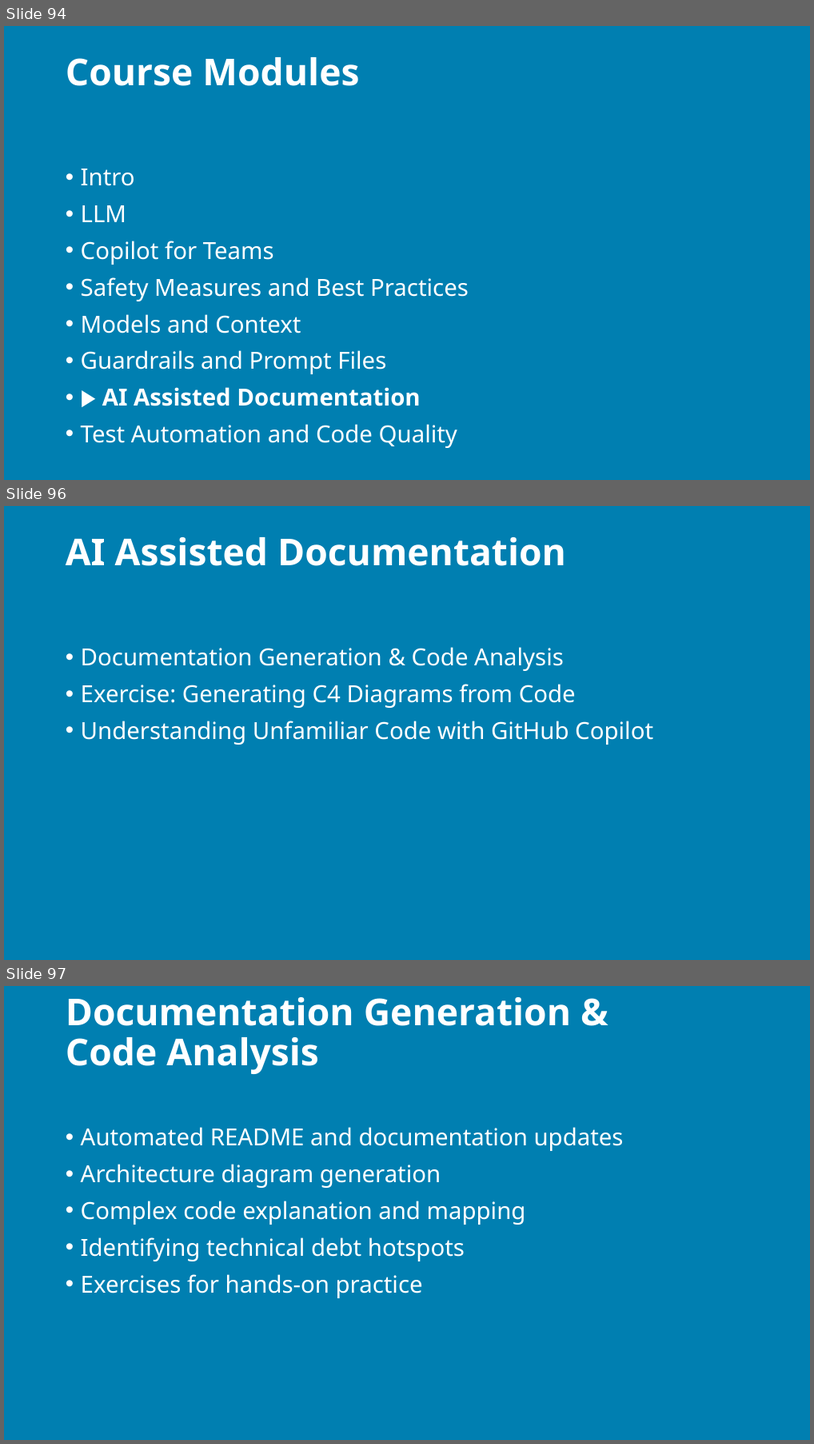
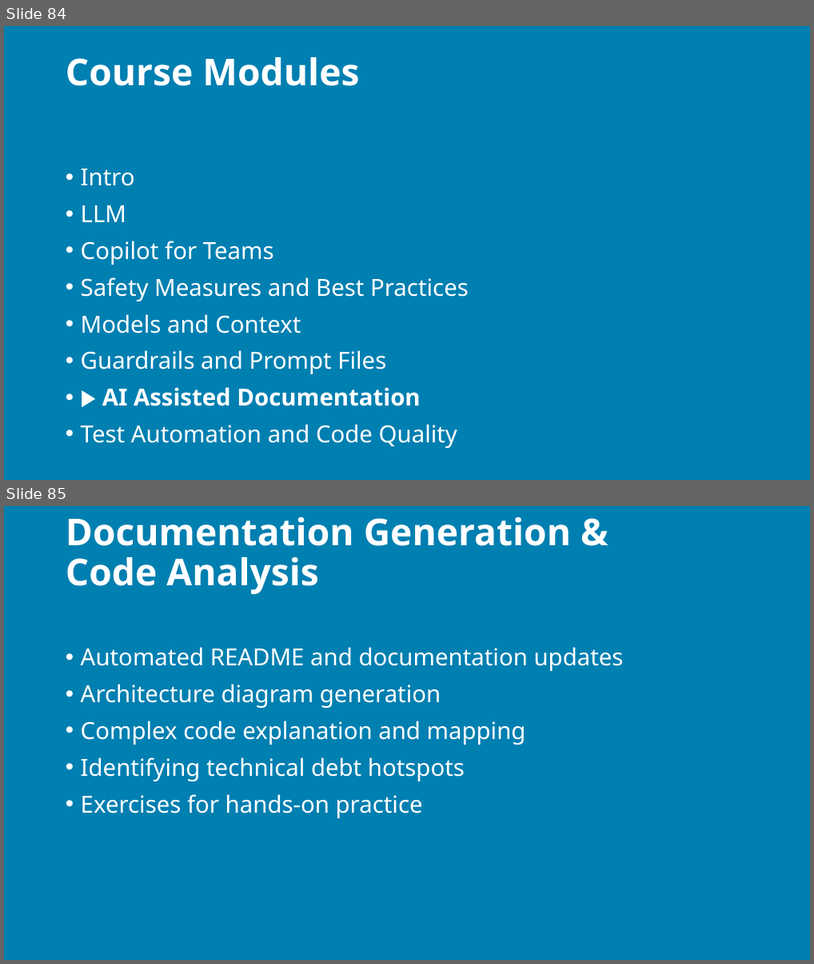
Before and after one commit to j0hnnymiller/AI-Assisted-Software-Development, a slide deck: slides/output/aiasd-311-tuesday-draft.pptx. Shown one above the other, each under a label of ours: slides 94, 96 and 97 before the commit, slides 84 and 85 after it; the slides between them are not shown. The pictures are 814x1444 and 814x964 pixels, drawn with LibreOffice and Linux fonts; fonts in the diff are those of the drawing; background and template pictures are left out. Boxes give left, top, right and bottom in pixels: in the first picture for what was removed or moved away, otherwise in the second. Text is boxed around its words. In the diff, an @@ line names an element or a change of style, - is before the commit and + after.

```diff
--- a/slides/output/aiasd-311-tuesday-draft.pptx
+++ b/slides/output/aiasd-311-tuesday-draft.pptx
@@ slide 96 removed at [4,506,810,960], background picture (left out) @@
@@ title removed at [66,537,566,566] @@
-AI Assisted Documentation
@@ text removed at [81,647,654,744] @@
-• Documentation Generation & Code Analysis
-• Exercise: Generating C4 Diagrams from Code
-• Understanding Unfamiliar Code with GitHub Copilot
@@ what was slide 94 is now slide 84 @@
@@ what was slide 97 is now slide 85 @@
```
Also in this commit, not shown: 17 slides changed, 13 other slides removed, 31 other files.
